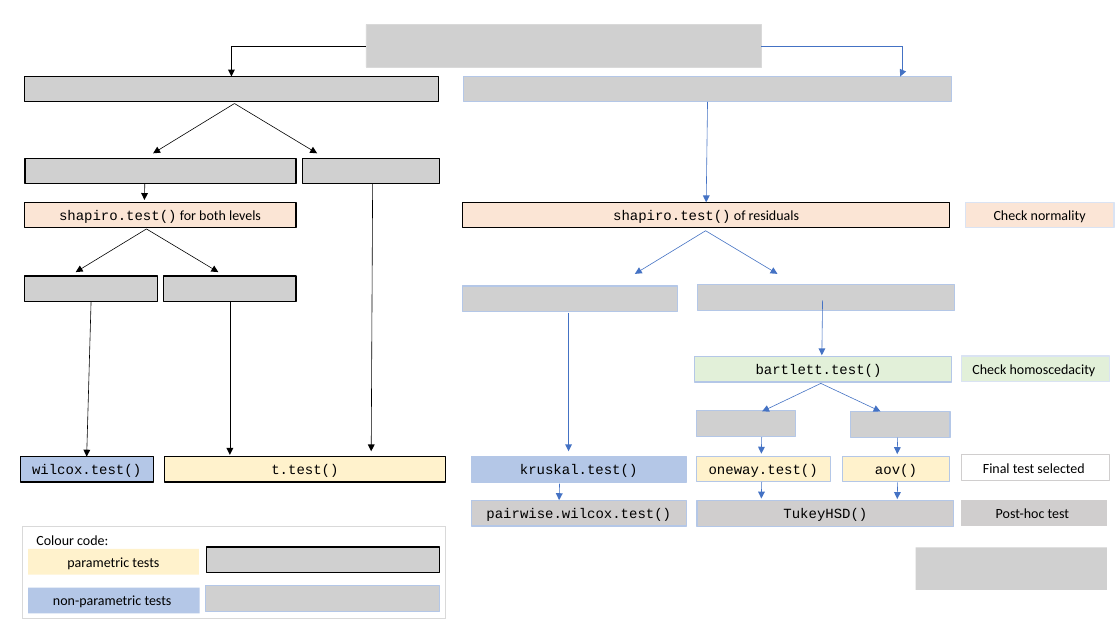
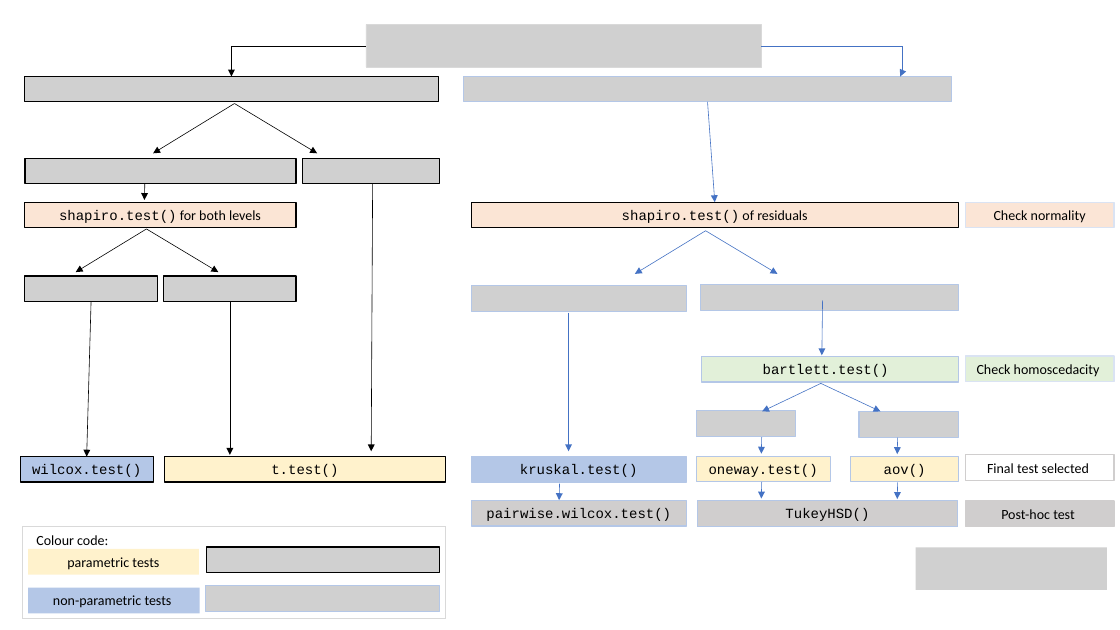
Before and after one commit to shhschilling/visStatistics, a slide deck: slide 2 of vignettes/figures/decision_tree.pptx. Drawn at 1120x630 pixels with LibreOffice and Linux fonts; fonts in the diff are those of the drawing; grey boxes stand for pictures. Boxes give left, top, right and bottom in pixels: in the first picture for what was removed or moved away, otherwise in the second. Text is boxed around its words. In the diff, an @@ line names an element or a change of style, - is before the commit and + after.

```diff
--- a/vignettes/figures/decision_tree.pptx
+++ b/vignettes/figures/decision_tree.pptx
@@ arrow moved from (707, 102) - (707, 202) to (707, 102) - (715, 202) @@
@@ 4 rectangles, 1 picture: place and size @@
-4 rectangles, 1 picture at (695, 285, 1110, 526)
+4 rectangles, 1 picture at (701, 285, 1114, 526)
@@ 2 rectangles, 2 pictures: place and size @@
-2 rectangles, 2 pictures at (463, 202, 950, 481)
+2 rectangles, 2 pictures at (471, 202, 959, 481)
@@ rectangle "TukeyHSD()": place and size @@
-rectangle "TukeyHSD()" at (697, 501, 954, 527)
+rectangle "TukeyHSD()" at (697, 501, 958, 527)
```
Also in this commit, not shown: 15 other files.
